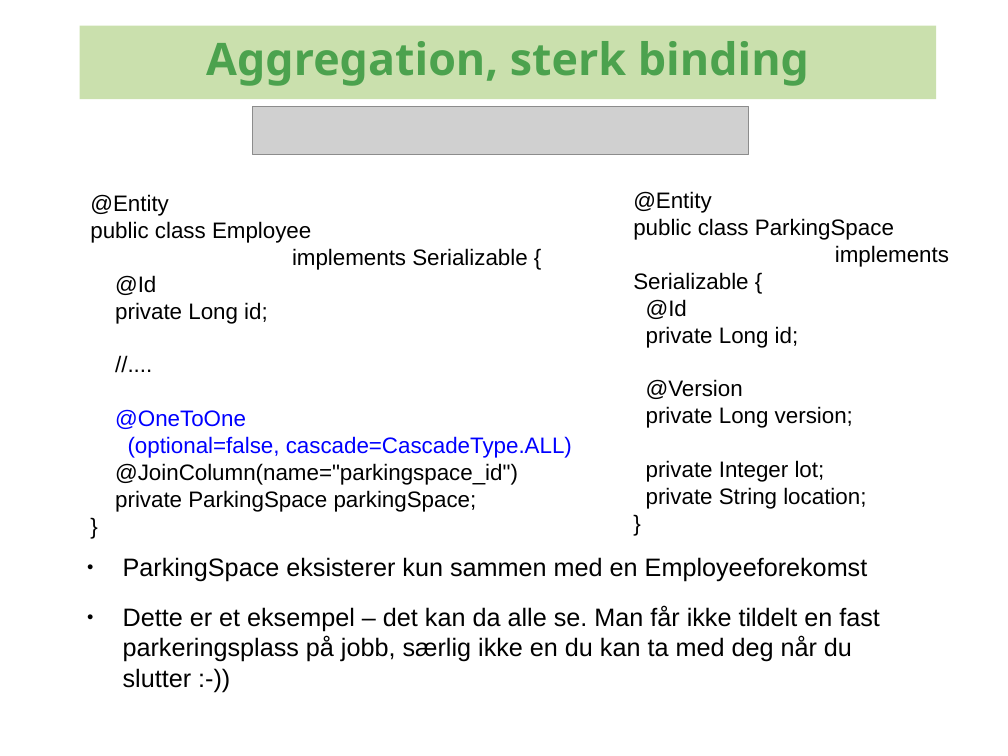
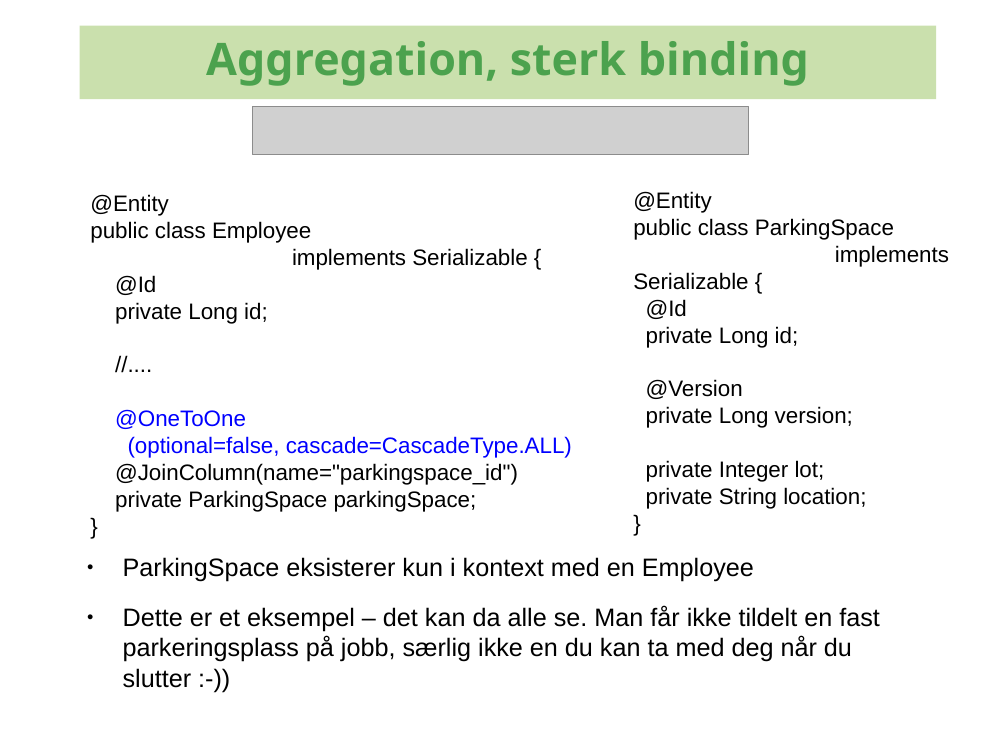
Before and after one commit to kenglxn/seam-maven-refimpl, a slide deck: slide 60 of sandbox/loo/jpa-continued/jpa-continued.odp. Drawn at 1008x756 pixels with LibreOffice and Linux fonts; fonts in the diff are those of the drawing; grey boxes stand for pictures; background and template pictures are left out. Boxes give left, top, right and bottom in pixels: in the first picture for what was removed or moved away, otherwise in the second. Text is boxed around its words. In the diff, an @@ line names an element or a change of style, - is before the commit and + after.

Commit message:
stuff for jpa talk

```diff
--- a/sandbox/loo/jpa-continued/jpa-continued.odp
+++ b/sandbox/loo/jpa-continued/jpa-continued.odp
@@ text at [123,557,754,582]: text changed @@
-● ParkingSpace eksisterer kun sammen med en Employeeforekomst
+● ParkingSpace eksisterer kun i kontext med en Employee
```
Also in this commit, not shown: 3 other slides changed.
